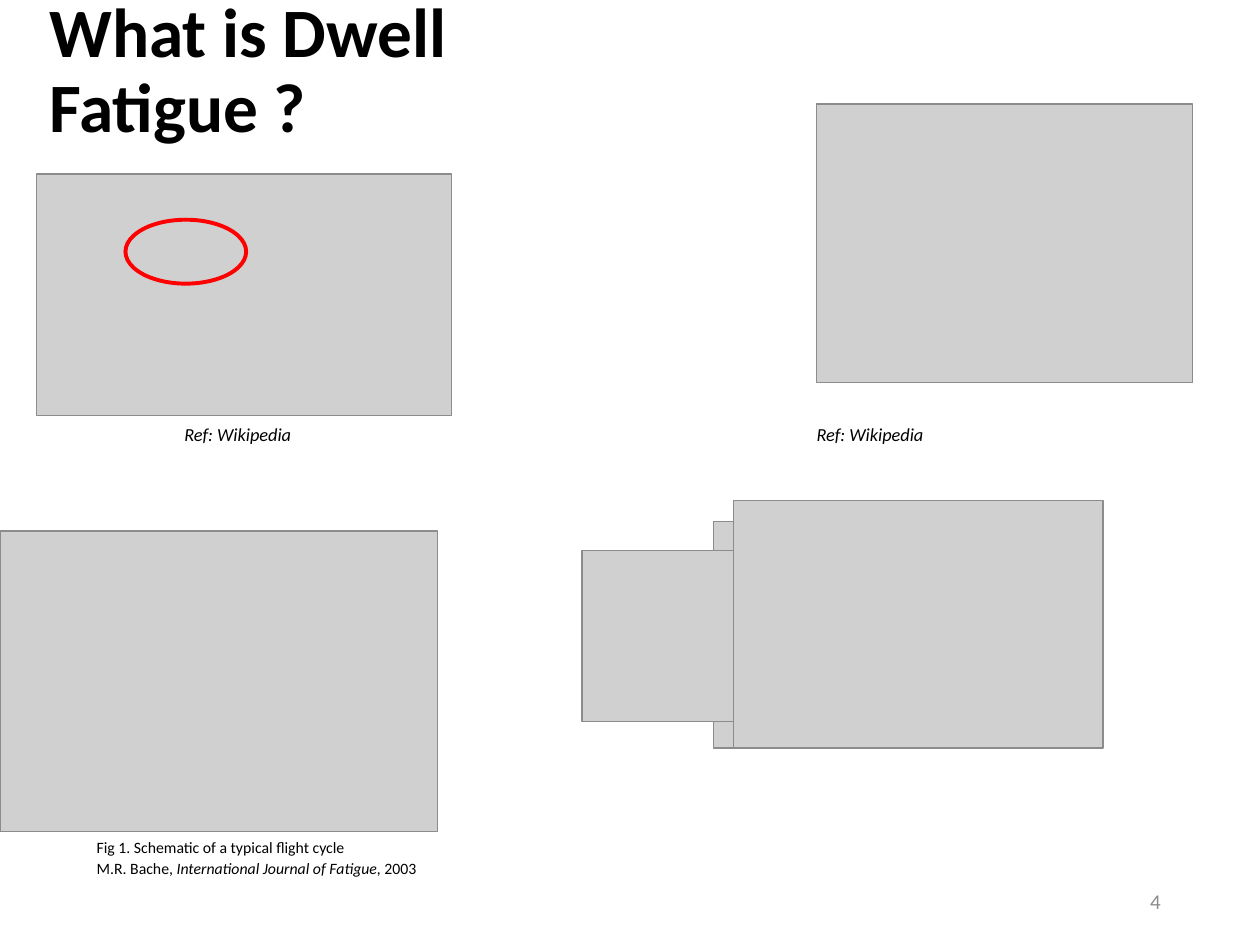
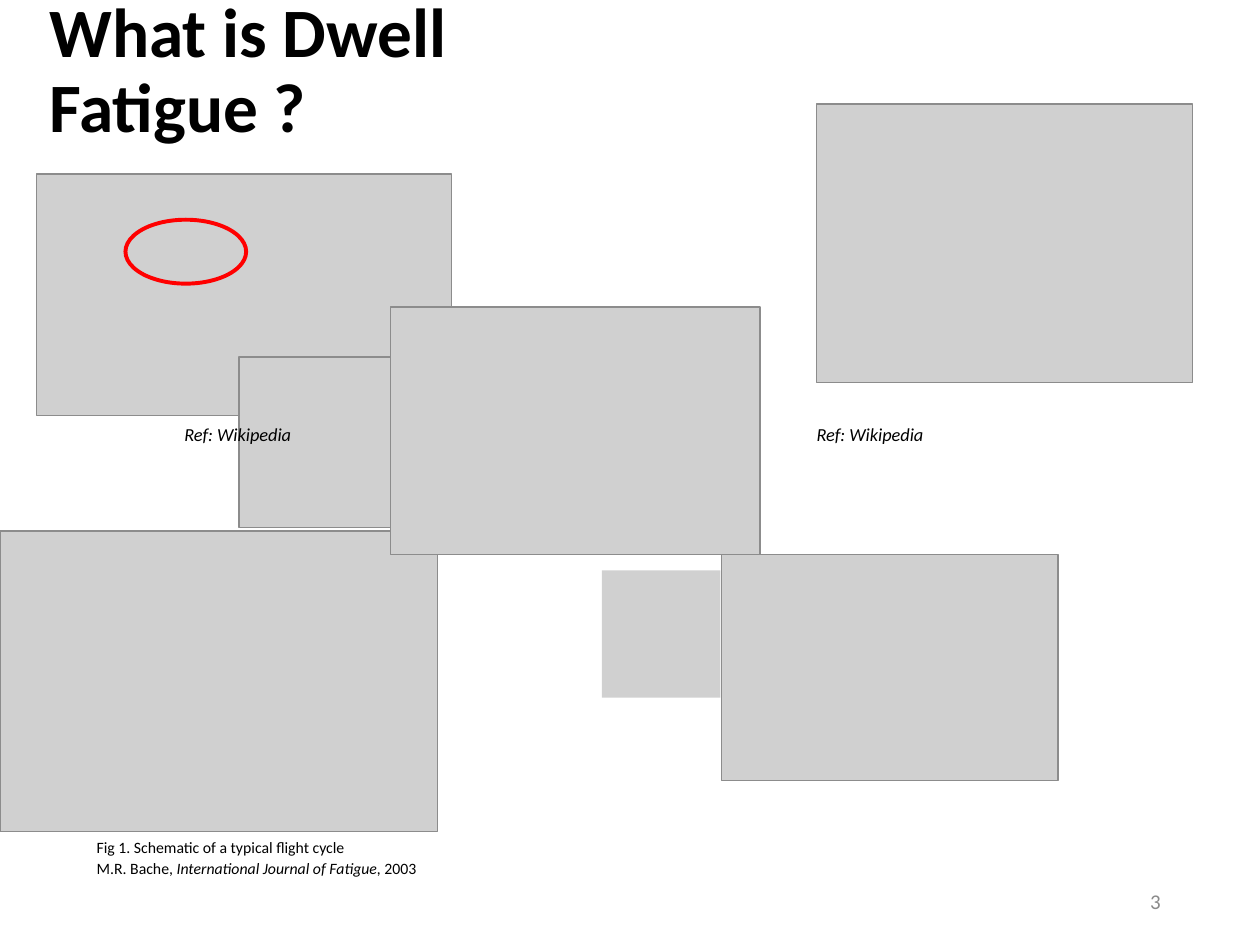
Before and after one commit to Sharanc25/Elements, a slide deck: slide 3 of Thesis/Comprehensive Exam/References/yazar.pptx (slide 4 before the commit). Drawn at 1260x945 pixels with LibreOffice and Linux fonts; fonts in the diff are those of the drawing; grey boxes stand for pictures. Boxes give left, top, right and bottom in pixels: in the first picture for what was removed or moved away, otherwise in the second. Text is boxed around its words. In the diff, an @@ line names an element or a change of style, - is before the commit and + after.

Commit message:
/ ‘Thesis/Comprehensive Exam/References/yazar.pptx’

```diff
--- a/Thesis/Comprehensive Exam/References/yazar.pptx
+++ b/Thesis/Comprehensive Exam/References/yazar.pptx
@@ picture: place and size @@
-picture at [733, 500, 1102, 747]
+picture at [391, 307, 760, 554]
@@ picture: place and size @@
-picture at [582, 551, 760, 721]
+picture at [239, 357, 417, 527]
@@ picture: place and size @@
-picture at [714, 522, 1051, 748]
+picture at [722, 554, 1058, 781]
@@ picture added at [602, 571, 721, 698] @@
@@ page number at [1150, 895, 1161, 909]: text changed @@
-4
+3
```
Also in this commit, not shown: 1 other slide changed, 1 slide removed.
